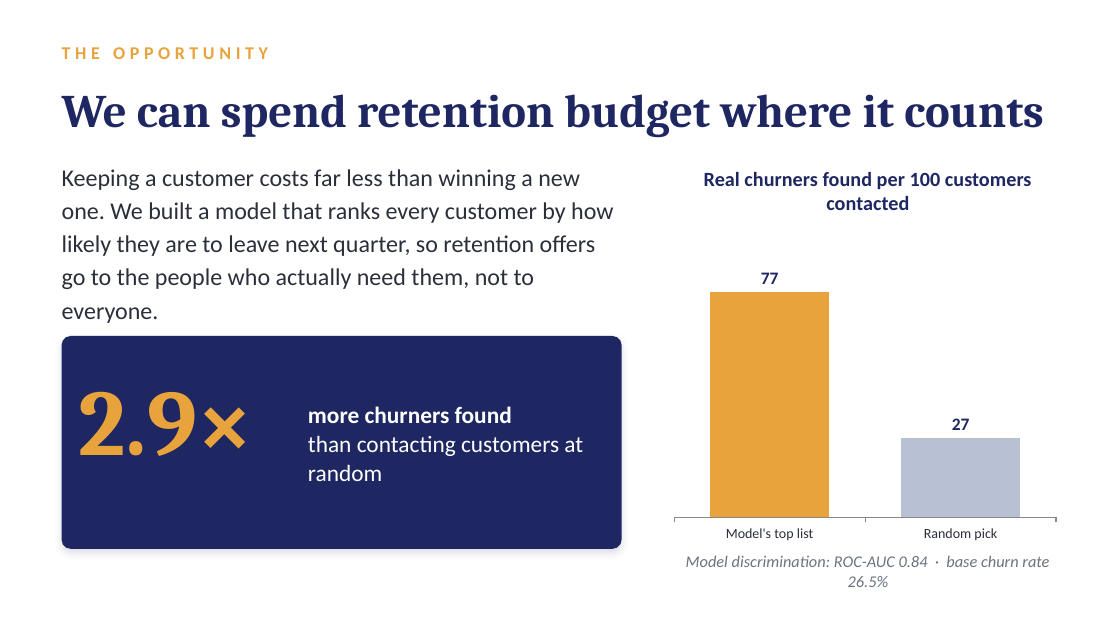
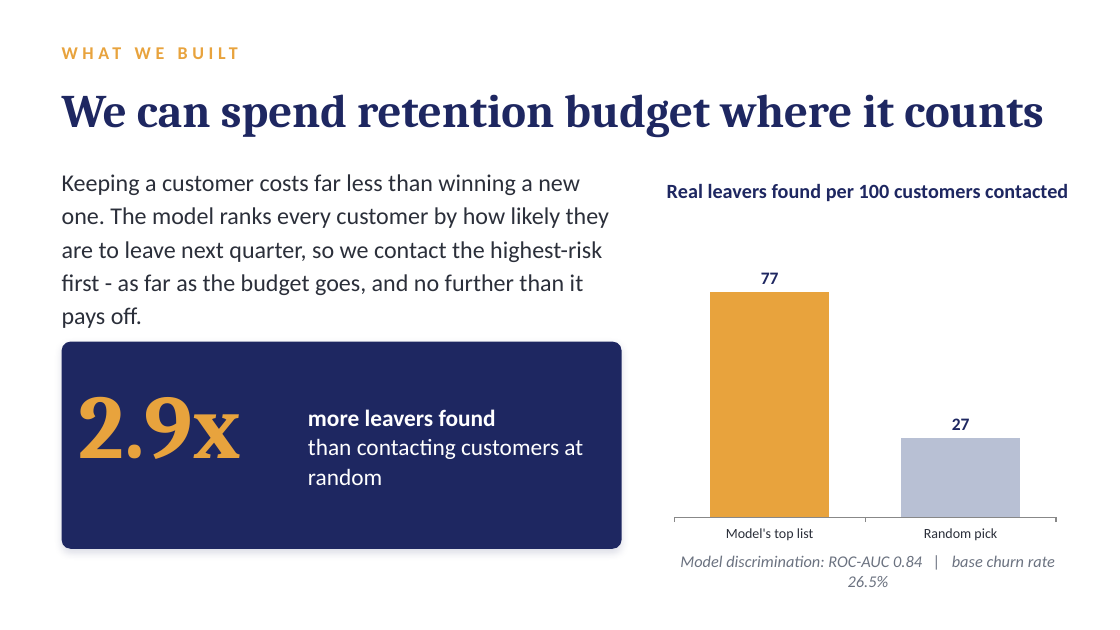
Before and after one commit to danielLutziger/churn-investigation, a slide deck: slide 2 of daniel-lutziger-churn.pptx. Drawn at 1120x630 pixels with LibreOffice and Linux fonts; fonts in the diff are those of the drawing. Boxes give left, top, right and bottom in pixels: in the first picture for what was removed or moved away, otherwise in the second. Text is boxed around its words. In the diff, an @@ line names an element or a change of style, - is before the commit and + after.

```diff
--- a/daniel-lutziger-churn.pptx
+++ b/daniel-lutziger-churn.pptx
@@ text at [62,96,127,128]: text changed @@
-THE OPPORTUNITY
+WHAT WE BUILT
@@ text at [62,174,609,328]: text changed @@
-Keeping a customer costs far less than winning a new one. We built a model that ranks every customer by how likely they are to leave next quarter, so retention offers go to the people who actually need them, not to everyone.
+Keeping a customer costs far less than winning a new one. The model ranks every customer by how likely they are to leave next quarter, so we contact the highest-risk first - as far as the budget goes, and no further than it pays off.
@@ text at [667,184,1068,201]: text changed @@
-Real churners found per 100 customers contacted
+Real leavers found per 100 customers contacted
@@ rounded rectangle: place and size @@
-rounded rectangle at [61,336,622,549]
+rounded rectangle at [61,342,622,549]
@@ rounded rectangle at [61,342,622,549]: proportions changed @@
@@ text at [78,396,240,459]: text changed; size 80 to 77.3 pt @@
-2.9×
+2.9x
@@ text at [308,409,496,426]: text changed @@
-more churners found
+more leavers found
@@ text at [680,555,1055,587]: text changed @@
-Model discrimination: ROC-AUC 0.84 · base churn rate 26.5%
+Model discrimination: ROC-AUC 0.84 | base churn rate 26.5%
```
Also in this commit, not shown: 4 other slides changed, 1 slide removed, 1 other file.
